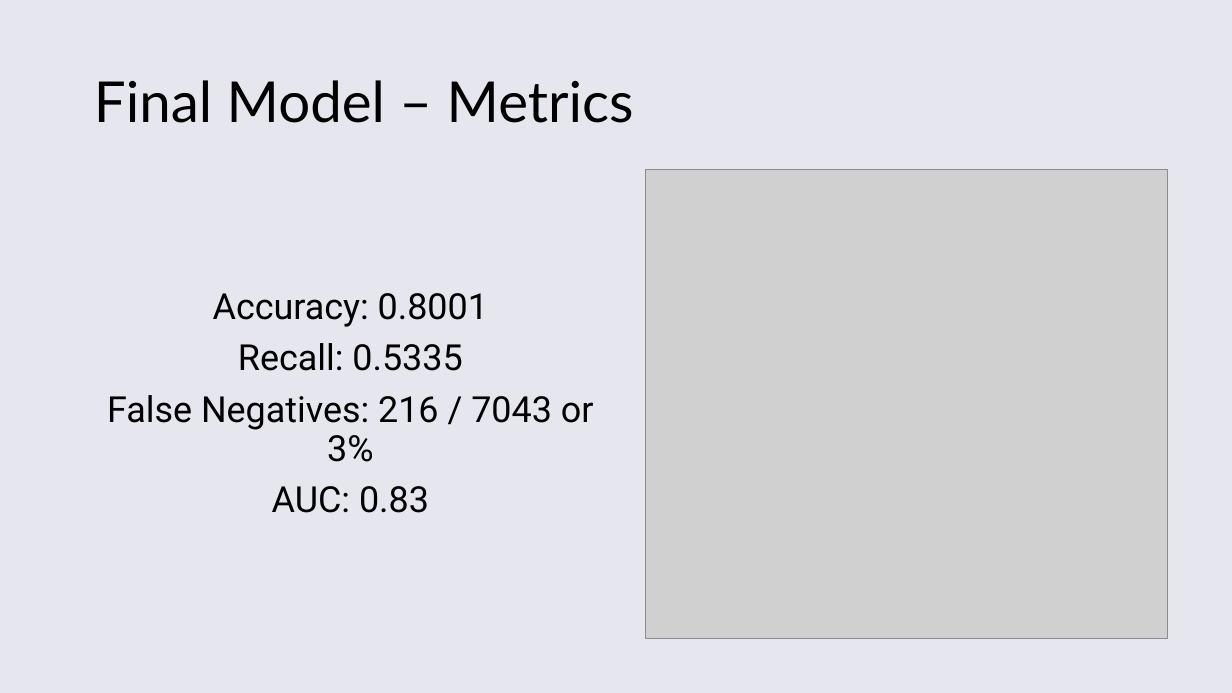
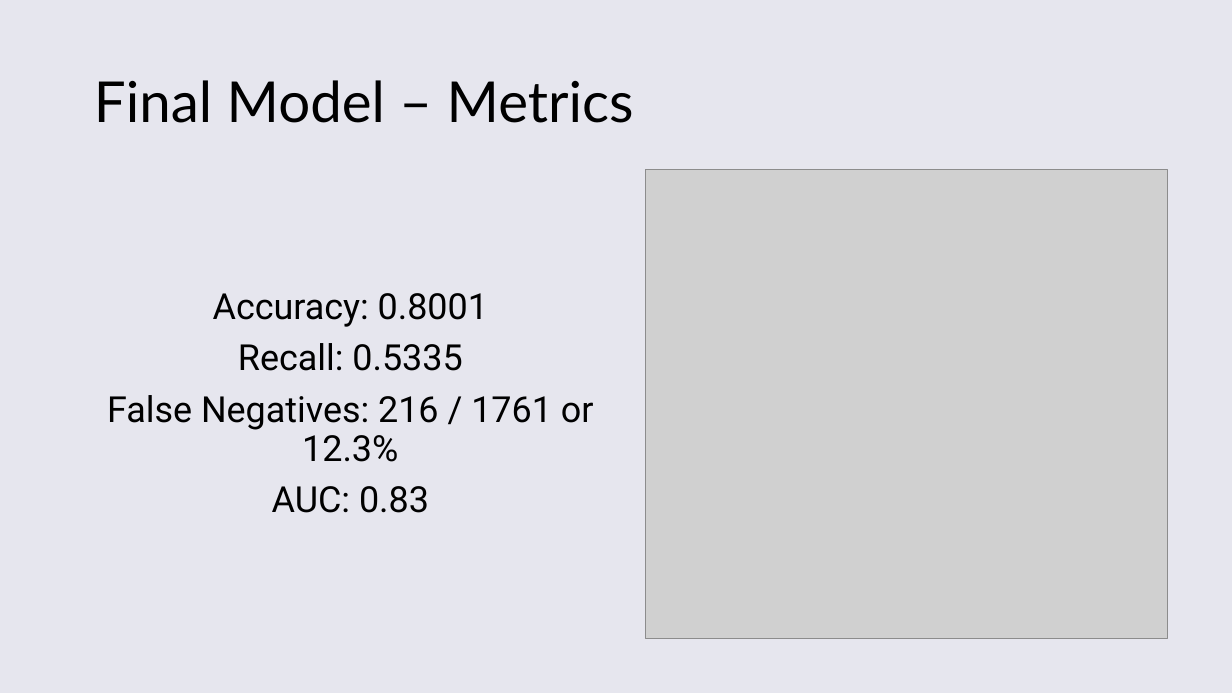
Before and after one commit to noahscantron/Telecom_Customer_Churn, a slide deck: slide 12 of Documents/Telecom Customer Churn Presentation.pptx. Drawn at 1232x693 pixels with LibreOffice and Linux fonts; fonts in the diff are those of the drawing; grey boxes stand for pictures. Boxes give left, top, right and bottom in pixels: in the first picture for what was removed or moved away, otherwise in the second. Text is boxed around its words. In the diff, an @@ line names an element or a change of style, - is before the commit and + after.

Commit message:
Correct documents' false-negatives metric

```diff
--- a/Documents/Telecom Customer Churn Presentation.pptx
+++ b/Documents/Telecom Customer Churn Presentation.pptx
@@ text at [107,395,594,462]: text changed @@
-False Negatives: 216 / 7043 or 3%
+False Negatives: 216 / 1761 or 12.3%
```
Also in this commit, not shown: 1 other file.
